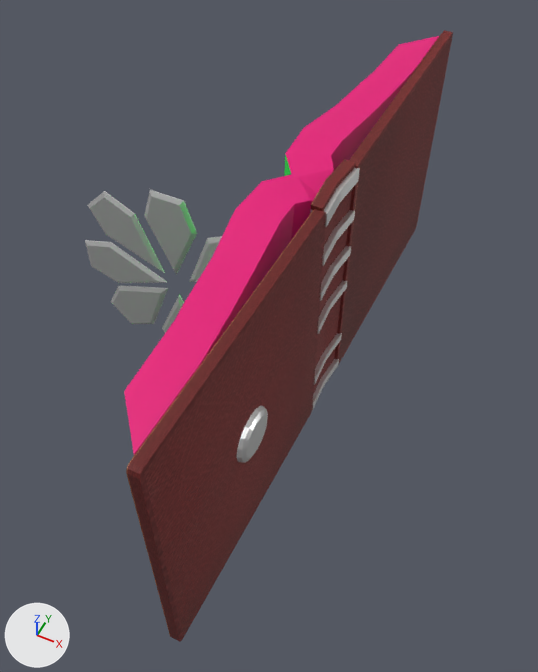
Before and after pictures for a commit that changed the FBX model wizardschmizard/Assets/3d model assets/models/PLEASE WORK.fbx.
Both versions are drawn from a 50 mm lens placed at (0.58, -1.54, 1.79), pointed at (-0.21, 0.03, -0.17). Arrows for +X, +Y and +Z are at lower left; the lights stay in place. Vertices at the same position are counted once.

The first picture shows 'book'.
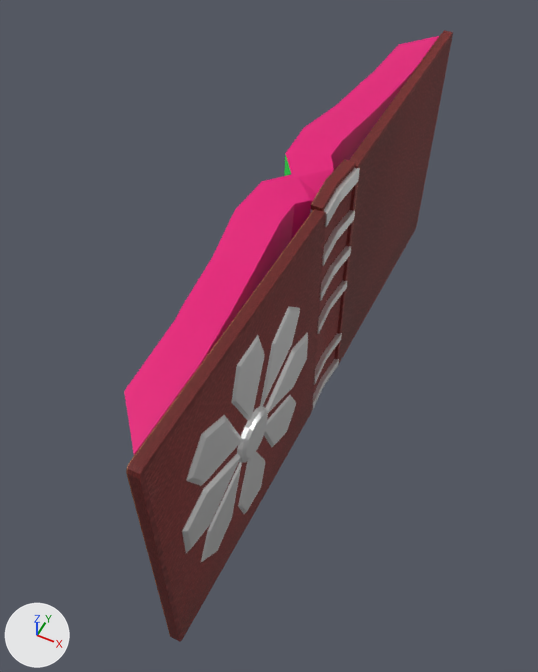
Commit message: update book

Pixel boxes (x1, y1, x2, y2) of what changed, in the pictures (538 x 672 px; the box of a moved part takes in the faces that stretch with it):
'book', reshaped (11% narrower)
    before: (85, 30, 453, 642)
    after: (124, 30, 453, 642)
part 1 of me_cube_001, moved or reshaped
    before: (85, 190, 222, 333)
    after: (182, 306, 308, 562)

The change in detail:
me_cube_001 has 560 vertices, 510 faces and spans x -2.2..2.2, y -44.9..7.5, z -1.0..1.0.
me_cube_001 is used by ob_book; location (-0.124, 0.12, 0.001); rotation (3.142, 0.0, -1.571), in degrees (180, 0, -90); scale (-0.474, -0.0171, -0.474).
me_cube_001 part 1: all 120 vertices in x -0.4..-0.3, y -44.9..-0.7, z -0.8..0.8 are multiplied about their middle by the matrix ((0.0, 0.036, 0.0), (-27.73, 0.0, 0.0), (0.0, 0.0, 1.0)), then moved by (-0.9, 29.2, 0.0).
